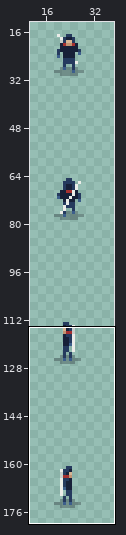
Edited in one commit: pixel-art file (images/unsorted/character_animated_16x16_walking.aseprite). The picture above shows the old version from afar; the outline marks the close-up.
Close-up. The starting point:
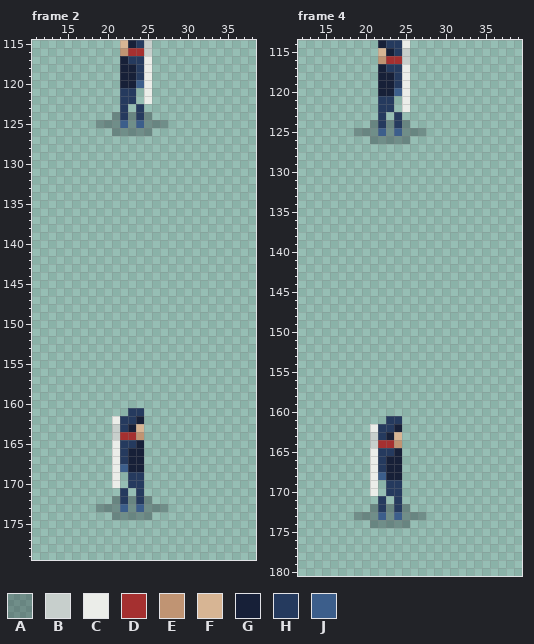
48x192 pixels, 4 frames. Shown: frame 2: x 11..38, y 115..179; frame 4: x 12..39, y 114..180. The wide view leaves out empty margins.
Visible layers, top first: "weapon_front", "pants", "boots", "gloves", "arms", "chest", "helmet", "body_details", "body", "weapon_back", "shadow".
Palette (. is transparent): A #090a1444  B #c7cfcc  C #ebede9  D #a53030  E #c09473  F #d7b594  G #172038  H #253a5e  J #3c5e8b
Pixels before, frame 2, first column x 19:
115 ...FGHB..
116 ...EDDB..
117 ...GHHC..
118 ...GGHC..
119 ...GGHC..
120 ...GGJC..
121 ...HH.C..
122 ...HH.C..
123 ...H.H...
124 ..AHAHA..
125 AAAJAJAAA
126 ..AAAAA..
127 .........
128 .........
129 .........
130 .........
131 .........
132 .........
133 .........
134 .........
135 .........
136 .........
137 .........
138 .........
139 .........
140 .........
141 .........
142 .........
143 .........
144 .........
145 .........
146 .........
147 .........
148 .........
149 .........
150 .........
151 .........
152 .........
153 .........
154 .........
155 .........
156 .........
157 .........
158 .........
159 .........
160 .........
161 ....HH...
162 ..CHHG...
163 ..BHGF...
164 ..BDDE...
165 ..CHHG...
166 ..CHGG...
167 ..CHGG...
168 ..CJGG...
169 ..C.HH...
170 ..C.HH...
171 ...H.H...
172 ..AHAHA..
173 AAAJAJAAA
174 ..AAAAA..
Pixels before, frame 4, first column x 19:
114 ...GHHC..
115 ...FGHB..
116 ...EDDB..
117 ...GHHC..
118 ...GGHC..
119 ...GGHC..
120 ...GGJC..
121 ...HH.C..
122 ...HH.C..
123 ...H.H...
124 ..AHAHA..
125 AAAJAJAAA
126 ..AAAAA..
127 .........
128 .........
129 .........
130 .........
131 .........
132 .........
133 .........
134 .........
135 .........
136 .........
137 .........
138 .........
139 .........
140 .........
141 .........
142 .........
143 .........
144 .........
145 .........
146 .........
147 .........
148 .........
149 .........
150 .........
151 .........
152 .........
153 .........
154 .........
155 .........
156 .........
157 .........
158 .........
159 .........
160 .........
161 ....HH...
162 ..CHHG...
163 ..BHGF...
164 ..BDDE...
165 ..CHHG...
166 ..CHGG...
167 ..CHGG...
168 ..CJGG...
169 ..C.HH...
170 ..C.HH...
171 ...H.H...
172 ..AHAHA..
173 AAAJAJAAA
174 ..AAAAA..
Once edited:
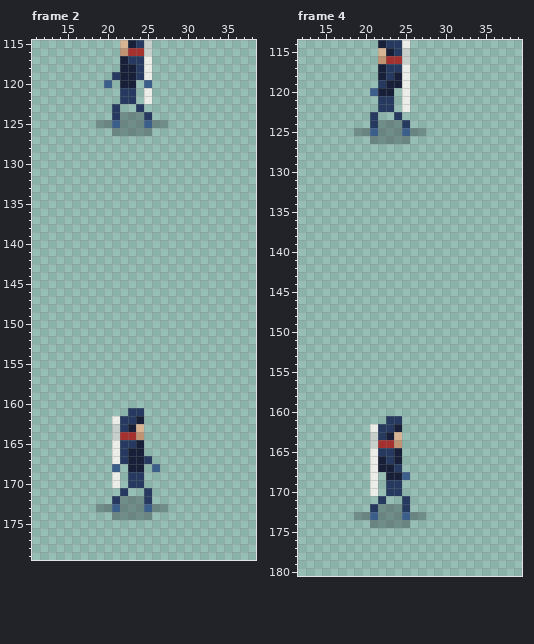
The exact change:
Changed rows in their new state; - is an unchanged pixel.
Frame 2:
first column x 20:
119 -H----
120 J---.J
123 -H.---
124 -HA-AH
125 -JA-AJ
first column x 21:
167 ----H-
168 J.---J
171 ---.H-
172 HA-AH-
173 JA-AJ-
Frame 4:
first column x 21:
118 --HG-
119 -H-G-
120 J--.-
123 H.---
124 HA-AH
125 JA-AJ
first column x 21:
166 -GH--
167 -G-H-
168 -.--J
171 ---.H
172 HA-AH
173 JA-AJ
Changed places in both close-ups, as pixel boxes (x1, y1, x2, y2):
changed: (104, 72, 152, 128)
changed: (112, 456, 160, 512)
changed: (370, 72, 410, 136)
changed: (370, 456, 410, 520)
